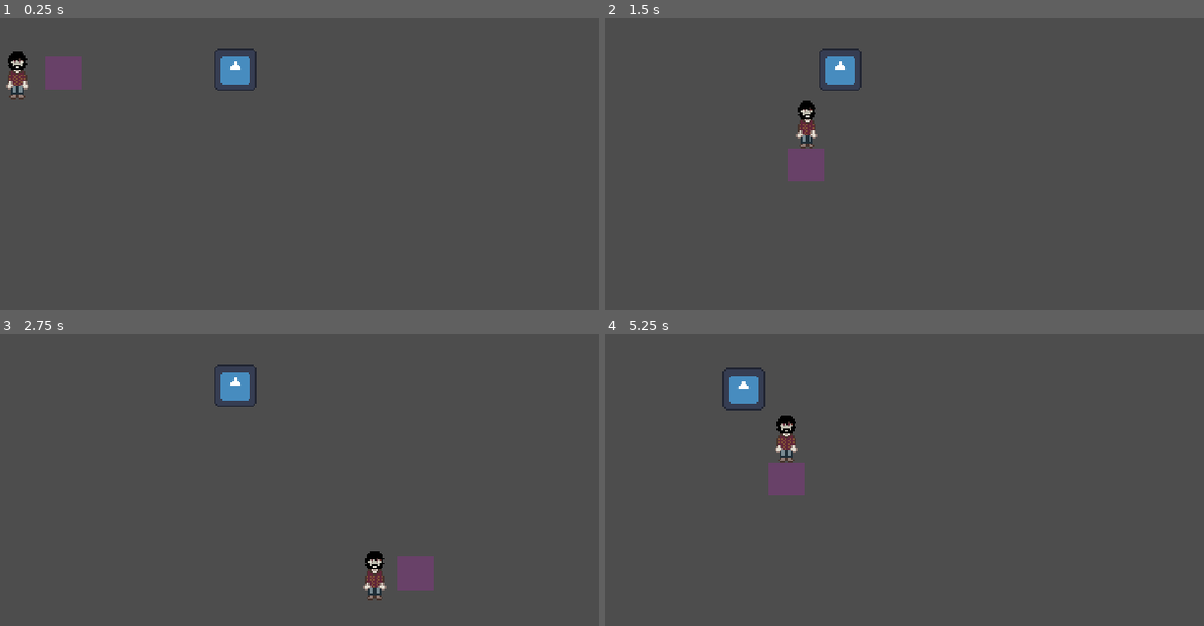
Above: before the commit, frames 1-4 (two rows, left to right).
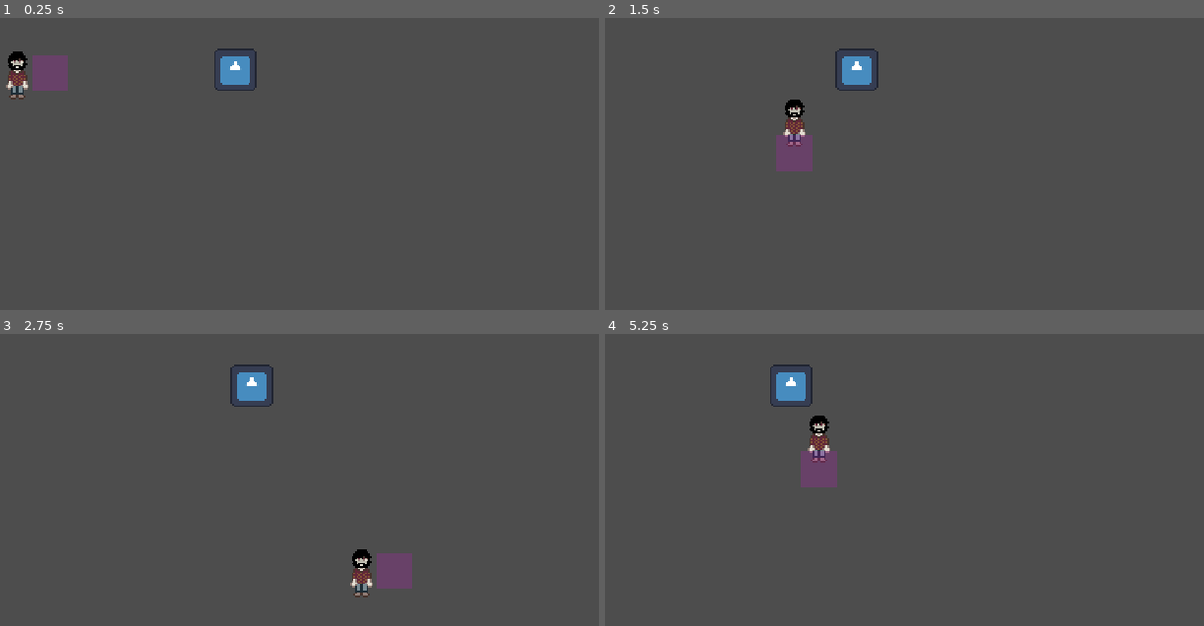
Above: after the commit, the same moments.

Repository: Rotta-Games/moonshine_valley
Game: Godot game, scene res://scenes/jonin_testi_scene.tscn
The game is run twice, just before and just after one commit, with the same random seed, the same clock (stepped at 60 frames per second) and the same inputs. This scene is started directly instead of the project's main scene. The engine's default icon, where the game draws it, is replaced by a stand-in: a white triangle on a blue panel in a dark square.
Inputs:
- Up to frame 1 (0.25 s): no input
- Up to frame 2 (1.5 s): tap Enter at 0.5 s; hold D (move_right) 0.53-1.28 s; hold E (player_action) 0.53-1.28 s; hold S (move_down) from 1.28 s (still down); tap E (player_action) at 1.35 s
- Up to frame 3 (2.75 s): release S (move_down) at 2.03 s; hold D (move_right) from 2.03 s (still down); hold E (player_action) from 2.03 s (still down)
- Up to frame 4 (5.25 s): release D (move_right) at 2.78 s; release E (player_action) at 2.78 s; hold W (move_up) 2.78-3.53 s; tap E (player_action) at 2.85, 4.35 s; hold E (player_action) 3.53-4.28 s; hold A (move_left) 3.53-5.03 s; hold S (move_down) from 5.03 s (still down); hold E (player_action) from 5.03 s (still down)

The runs differ from the first frame. In frame 1, 0.5% of the frame differs, in the area x 5-14%, y 12-25%; in frame 2, 2.0%; in frame 3, 2.2%; in frame 4, 3.4%, in the area x 19-39%, y 10-56%.

Commit message:
can drag bucket now

Diff:
--- a/project.godot
+++ b/project.godot
@@ -28,7 +28,7 @@
 
 yeast_buy_zone=""
 sugar_buy_zone=""
-bucket_pickup_zone=""
+bucket=""
 
 [gui]
 
@@ -64,6 +64,7 @@
 "deadzone": 0.5,
 "events": [Object(InputEventKey,"resource_local_to_scene":false,"resource_name":"","device":-1,"window_id":0,"alt_press …(192 unchanged characters)…
 , Object(InputEventJoypadButton,"resource_local_to_scene":false,"resource_name":"","device":-1,"button_index":1,"pressure":0.0,"pressed":true,"script":null)
+, Object(InputEventKey,"resource_local_to_scene":false,"resource_name":"","device":-1,"window_id":0,"alt_pressed":false,"shift_pressed":false,"ctrl_pressed":false,"meta_pressed":false,"pressed":false,"keycode":0,"physical_keycode":32,"key_label":0,"unicode":32,"location":0,"echo":false,"script":null)
 ]
 }
 debug_run={
--- a/scenes/objects/bucket.tscn
+++ b/scenes/objects/bucket.tscn
@@ -19,7 +19,7 @@
 [sub_resource type="RectangleShape2D" id="RectangleShape2D_22soy"]
 size = Vector2(18, 17)
 
-[node name="Bucket" type="Node2D" groups=["bucket_pickup_zone"]]
+[node name="Bucket" type="Node2D" groups=["bucket"]]
 script = ExtResource("1_5thom")
 
 [node name="AnimatedSprite2D" type="AnimatedSprite2D" parent="."]
--- a/scenes/player.tscn
+++ b/scenes/player.tscn
@@ -20,7 +20,7 @@
 [sub_resource type="PlaceholderTexture2D" id="PlaceholderTexture2D_h0l66"]
 
 [sub_resource type="RectangleShape2D" id="RectangleShape2D_jwjvu"]
-size = Vector2(1, 0.997755)
+size = Vector2(1, 1)
 
 [node name="Player" type="CharacterBody2D"]
 collision_mask = 19
@@ -28,7 +28,7 @@
 script = ExtResource("1_whbl5")
 
 [node name="RayCast2D" type="RayCast2D" parent="."]
-target_position = Vector2(40, 0)
+target_position = Vector2(31, 0)
 
 [node name="AnimatedSprite2D" type="AnimatedSprite2D" parent="."]
 sprite_frames = SubResource("SpriteFrames_so5xi")
@@ -40,8 +40,8 @@
 
 [node name="ActionIndicatorSprite" type="Sprite2D" parent="."]
 modulate = Color(1, 1, 1, 0.156863)
-position = Vector2(28, 0)
-scale = Vector2(22, 20.045)
+position = Vector2(20, 0)
+scale = Vector2(22, 22)
 texture = SubResource("PlaceholderTexture2D_h0l66")
 
 [node name="ActionIndicatorArea2D" type="Area2D" parent="ActionIndicatorSprite"]
--- a/scripts/player.gd
+++ b/scripts/player.gd
@@ -10,13 +10,16 @@
 
 const SPEED = 150.0
 const JUMP_VELOCITY = -400.0
+const DRAG_FRAMES_THRESHOLD = 6
 
-enum Action {NONE, BUY_YEAST, BUY_SUGAR, BUY_BUCKET, PICKUP}
+enum Action {NONE, BUY_YEAST, BUY_SUGAR, BUY_BUCKET, ACT_BUCKET}
 
 var _current_action: Action = Action.NONE
 var _current_action_target: Node2D = null
 var _carrying_item: Node2D = null
 var _ray_length : int = 0
+
+var _action_button_frame_count: int = false
 
 @export var inventory: Inventory
 
@@ -40,36 +43,38 @@
 	else:
 		velocity.y = move_toward(velocity.x, 0, move_speed)
 
-	if Input.is_action_just_pressed("player_action"):
-		_act()
+	if Input.is_action_pressed("player_action"):
+		_act_press()
+		_action_button_frame_count += 1
+	if Input.is_action_just_released("player_action"):
+		_act_release()
+		_action_button_frame_count = 0
+
+	var cur_pos = position
 
 	move_and_slide()
 	_update_action_indicator()
-	_update_carrying_item()
+	_update_carrying_item(cur_pos)
 
-func _update_carrying_item() -> void:
+func _update_carrying_item(old_pos: Vector2) -> void:
+	var pos_delta = position - old_pos
 	if _carrying_item:
-		_carrying_item.global_position = to_global(action_indicator.position)
+		_carrying_item.global_position += pos_delta
+		raycast.rotation = global_position.angle_to_point(_carrying_item.global_position)
 
 func _update_action_indicator():
 	if velocity.x > 0:
-		action_indicator.position.x = 26
-		raycast.target_position.x = _ray_length
+		action_indicator.position.x = 20
 	elif velocity.x < 0:
-		action_indicator.position.x = -26
-		raycast.target_position.x = -_ray_length
+		action_indicator.position.x = -20
 	elif velocity.y != 0:
 		action_indicator.position.x = 0
-		raycast.target_position.x = 0
 	if velocity.y > 0:
-		action_indicator.position.y = 26
-		raycast.target_position.y = _ray_length
+		action_indicator.position.y = 20
 	elif velocity.y < 0:
-		action_indicator.position.y = -26
-		raycast.target_position.y = -_ray_length
+		action_indicator.position.y = -20
 	elif velocity.x != 0:
 		action_indicator.position.y = 0
-		raycast.target_position.y = 0
 
 
 
@@ -84,8 +89,8 @@
 		_current_action = Action.BUY_YEAST
 	if group == "sugar_buy_zone":
 		_current_action = Action.BUY_SUGAR
-	if group == "bucket_pickup_zone":
-		_current_action = Action.PICKUP
+	if group == "bucket":
+		_current_action = Action.ACT_BUCKET
 
 func _on_action_indicator_area_2d_area_shape_exited(area_rid: RID, area: Area2D, area_shape_index: int, local_shape_index: int) -> void:
 	_current_action = Action.NONE
@@ -115,11 +120,7 @@
 	return item
 
 
-func _act():
-	# If carrying an item, need to drop it first
-	if _carrying_item:
-		_try_drop_carrying_item()
-		return
+func _act_press():
 	match _current_action:
 		Action.NONE:
 			return
@@ -132,12 +133,26 @@
 		Action.BUY_BUCKET:
 			var bucket = self._new_bucket()
 			inventory.add_item(bucket, 1)
-		Action.PICKUP:
-			if _carrying_item == null:
+		Action.ACT_BUCKET:
+			if _carrying_item == null and _action_button_frame_count >= DRAG_FRAMES_THRESHOLD:
 				_carrying_item = _current_action_target
 				var collision_object = _get_collision_object(_carrying_item)
 				if collision_object:
 					raycast.add_exception(collision_object)
+
+
+func _act_release():
+	# If carrying an item, need to drop it first
+	if _carrying_item:
+		_try_drop_carrying_item()
+		return
+	match _current_action:
+		Action.ACT_BUCKET:
+			print(_action_button_frame_count)
+			if _action_button_frame_count < DRAG_FRAMES_THRESHOLD:
+				print("JONI: aukase se zoomi ikkuna :D")
+
+
 
 func _get_collision_object(parent : Node2D):
 	for child in parent.get_children():
